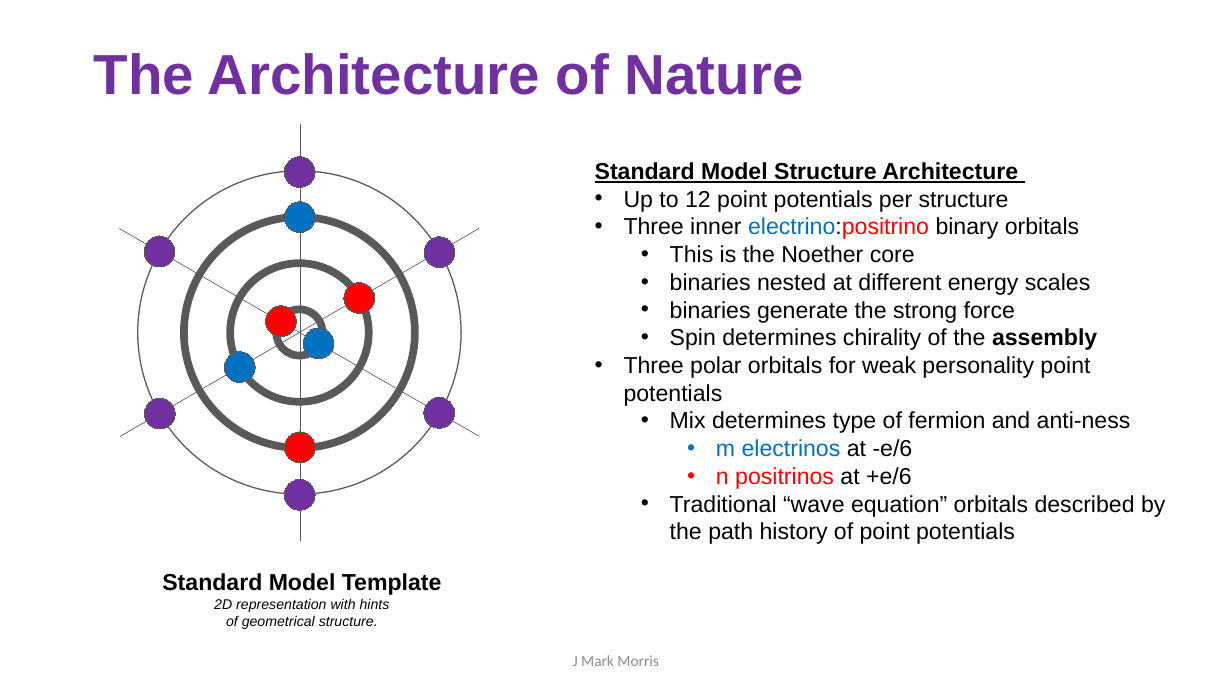
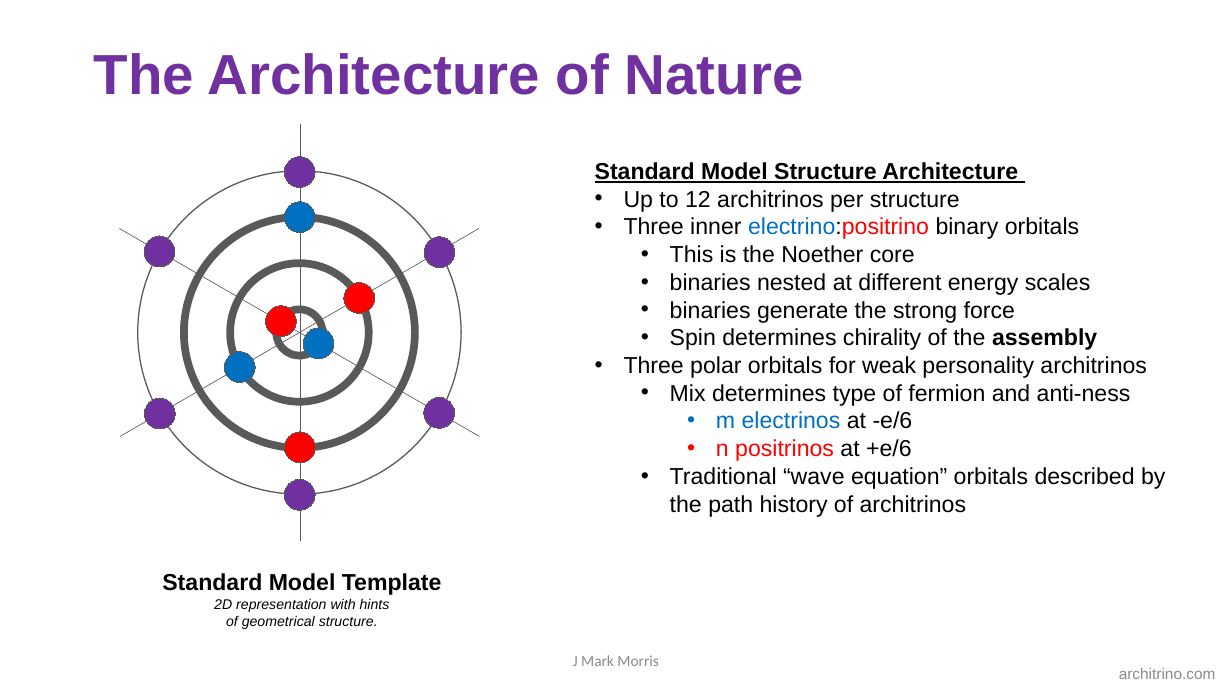
Before and after one commit to jmarkmorris/architrino, a slide deck: slide 5 of reference/archie/presentations/NPQG Assemblies - Intro.pptx. Drawn at 1232x693 pixels with LibreOffice and Linux fonts; fonts in the diff are those of the drawing. Boxes give left, top, right and bottom in pixels: in the first picture for what was removed or moved away, otherwise in the second. Text is boxed around its words. In the diff, an @@ line names an element or a change of style, - is before the commit and + after.

```diff
--- a/reference/archie/presentations/NPQG Assemblies - Intro.pptx
+++ b/reference/archie/presentations/NPQG Assemblies - Intro.pptx
@@ text at (624, 190, 960, 212): text changed @@
-• Up to 12 point potentials per structure
+• Up to 12 architrinos per structure
@@ text at (624, 356, 1146, 378): text changed @@
-• Three polar orbitals for weak personality point potentials
+• Three polar orbitals for weak personality architrinos
@@ text at (670, 467, 1165, 517): text changed @@
-  • Traditional “wave equation” orbitals described by the path history of point potentials
+  • Traditional “wave equation” orbitals described by the path history of architrinos
@@ text added at (1119, 668, 1216, 679), 12 pt, text #8C8C8C @@
+architrino.com
```
Also in this commit, not shown: 35 other slides changed, 22 other files.
